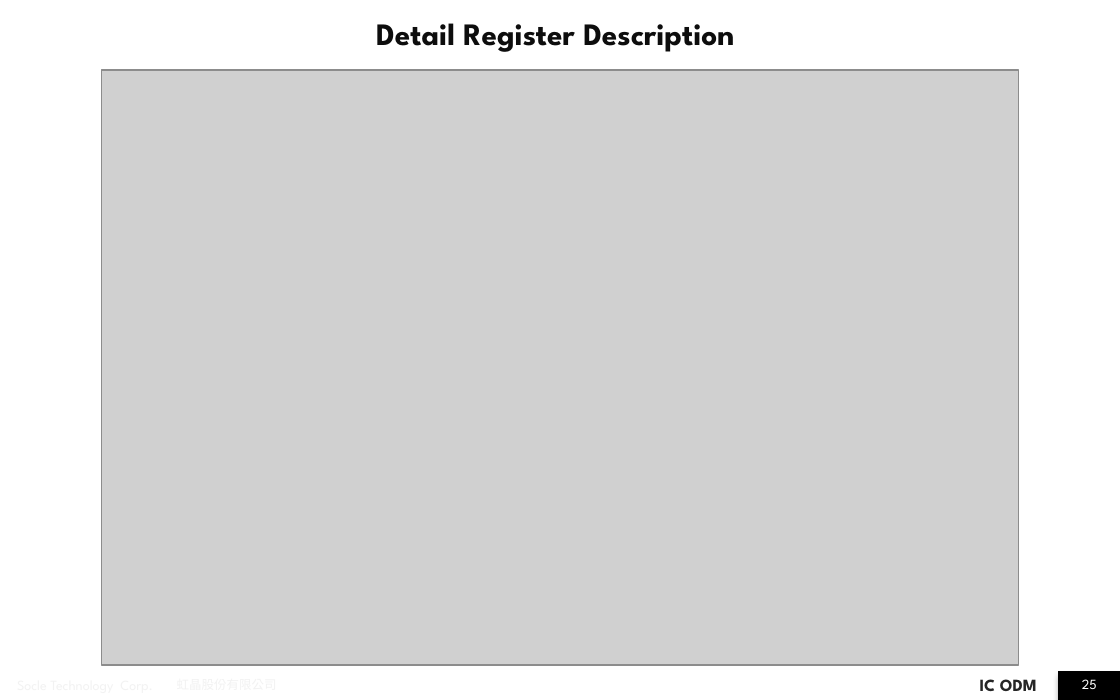
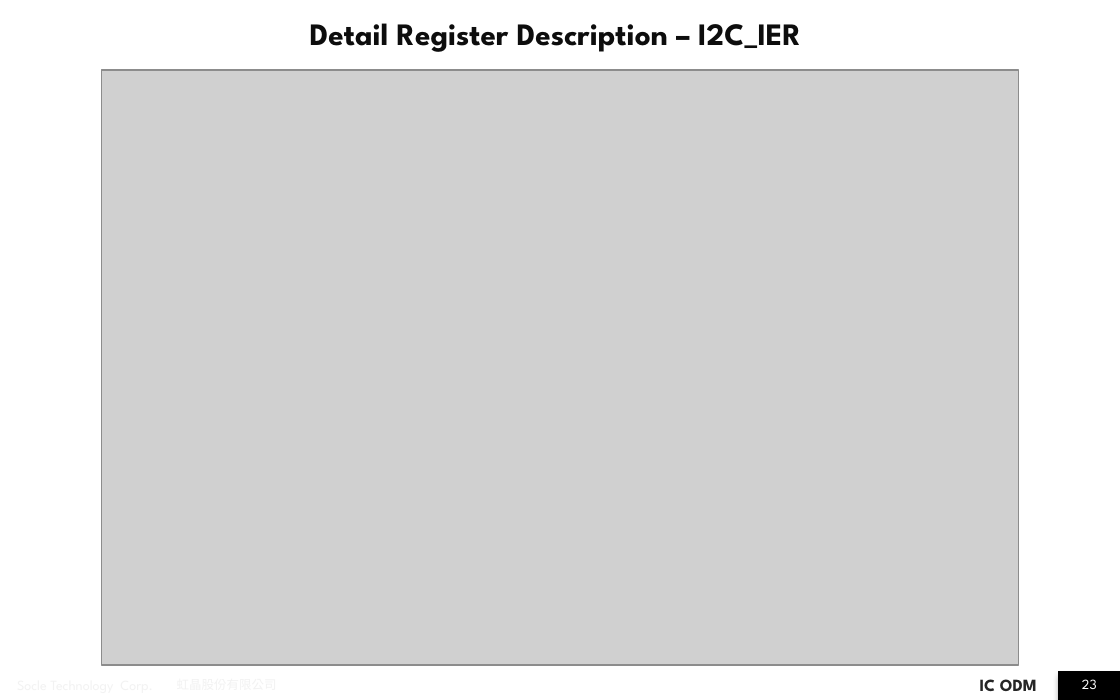
Before and after one commit to JomaskTsai/ppt_linux, a slide deck: slide 23 of i2c_report_ben.pptx (slide 25 before the commit). Drawn at 1120x700 pixels with LibreOffice and Linux fonts; fonts in the diff are those of the drawing; grey boxes stand for pictures; background and template pictures are left out. Boxes give left, top, right and bottom in pixels: in the first picture for what was removed or moved away, otherwise in the second. Text is boxed around its words. In the diff, an @@ line names an element or a change of style, - is before the commit and + after.

```diff
--- a/i2c_report_ben.pptx
+++ b/i2c_report_ben.pptx
@@ title at [310,23,801,52]: text changed @@
-Detail Register Description
+Detail Register Description – I2C_IER
@@ page number at [1082,679,1097,689]: text changed @@
-25
+23
```
Also in this commit, not shown: 15 other slides changed, 1 slide removed.
